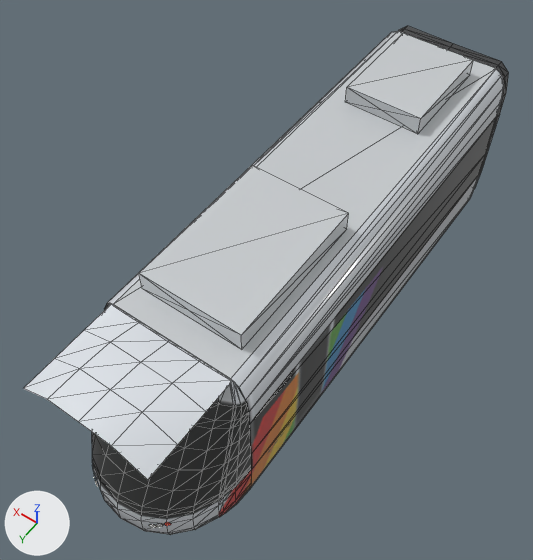
The glTF model tram_parts/extremites/angers_x02/end_a_lod2.glb, before and after one commit.
Camera for both pictures: a 50 mm camera at (-3.85, 6.36, 10.85) aimed at (0.35, 0.49, 1.62). Arrows for +X, +Y and +Z are at lower left; the lights stay in place. The first picture is the older version. Mesh edges are drawn as thin lines on the coarser meshes. Where no turn or scale is listed for an object, it has been applied to the vertices. Vertices at exactly the same position are counted once.

The older version as bpy lines, for what is in view:
```python
me_module_00 = bpy.data.meshes.new('module_00')
me_module_00.from_pydata(...)  # 527 vertices, 840 faces; spans x -1.2..1.2, y -4.62..4.5, z 0.0..3.62
me_module_00.materials.append(mat_livery_angers_302__part_00)  # picture img_end_a_512_png
ob_module_00 = bpy.data.objects.new('module_00', me_module_00)
ob_module_00.location = (0.0, 0.0, 0.0)
```
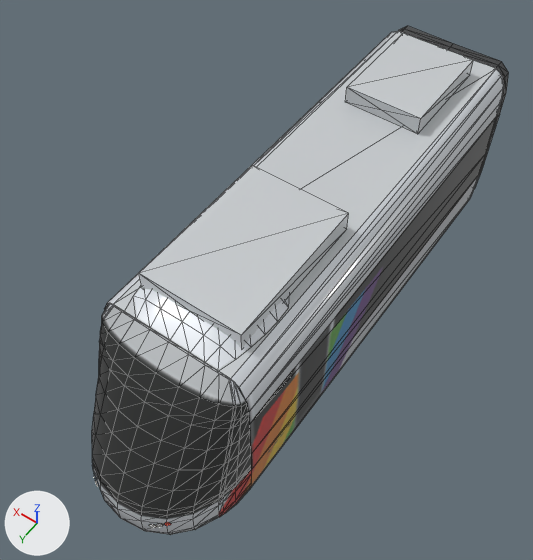
The edits, one by one:
me_module_00 is used by ob_module_00; location (0.0, 0.0, 0.0).
me_module_00 had 527 vertices, 840 faces and spanned x -1.2..1.2, y -4.62..4.5, z 0.0..3.62.
me_module_00 now has 556 vertices, 888 faces and spans x -1.2..1.2, y -4.62..4.49, z 0.0..3.62.
Part 1, on me_module_00:
19 vertices are removed from x -0.96..0.96, y 3.0..4.5, z 3.29..3.54.
24 faces are deleted.
48 vertices are added at x -0.91..0.91, y 1.5..3.0, z 3.29..3.54.
72 new faces join them.

Location of each change, [x1, y1, x2, y2] in pixels of the pictures (533 x 560 px):
'module_00', reshaped (14% narrower)
    before: [23, 26, 508, 535]
    after: [92, 26, 508, 535]
part 1 of me_module_00, cut back
    before: [23, 304, 232, 480]
    after: [134, 287, 288, 369]
